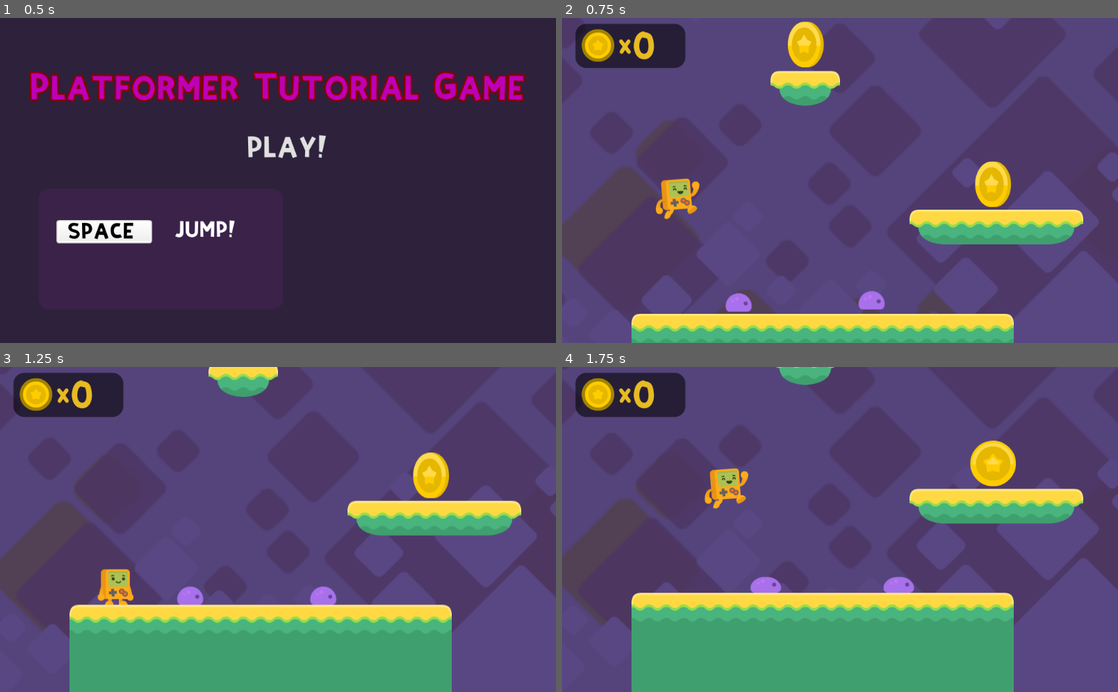
Above: before the commit, frames 1-4 (two rows, left to right).
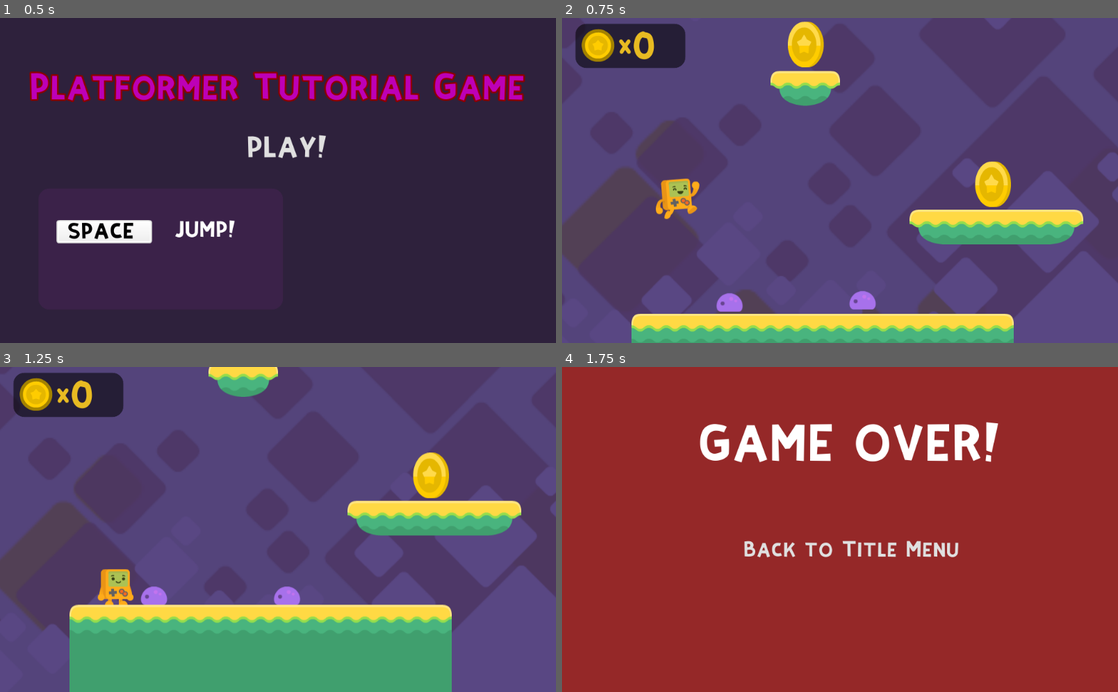
Above: after the commit, the same moments.

Repository: noantiq/Tutorial-Project
Game: Godot game, scene res://TitleMenu.tscn
Two runs of this game, one before a commit and one after it. Both use one fixed random seed, a clock stepped at 60 frames per second and the inputs below.
Inputs:
- Up to frame 1 (0.5 s): no input
- Up to frame 2 (0.75 s): click "PLAY!" at 0.5 s
- Up to frame 3 (1.25 s): no input
- Up to frame 4 (1.75 s): hold D (right) from 1.28 s (still down); hold Ctrl (run, bound only after the commit) from 1.28 s (still down); tap Space (jump) at 1.52, 1.55 s

Frame 1 is identical in both runs. In frame 2, 0.4% of the frame differs, in the area x 27-59%, y 83-91%; in frame 3, 0.9%; in frame 4, 100%, in the area x 0-100%, y 0-100%.

Commit message:
add running and rearange Character code

Diff:
--- a/Character-sprites.tres
+++ b/Character-sprites.tres
@@ -15,11 +15,6 @@
 "name": "idle",
 "speed": 5.0
 }, {
-"frames": [ ExtResource( 3 ), ExtResource( 6 ) ],
-"loop": true,
-"name": "walking",
-"speed": 5.0
-}, {
 "frames": [ ExtResource( 1 ) ],
 "loop": true,
 "name": "crouching",
@@ -30,8 +25,13 @@
 "name": "climbing",
 "speed": 5.0
 }, {
+"frames": [ ExtResource( 3 ), ExtResource( 6 ) ],
+"loop": true,
+"name": "walking",
+"speed": 5.0
+}, {
 "frames": [ ExtResource( 7 ) ],
 "loop": true,
-"name": "jumping",
+"name": "air",
 "speed": 5.0
 } ]
--- a/Character.gd
+++ b/Character.gd
@@ -1,40 +1,72 @@
 extends KinematicBody2D
 
 enum States {AIR, FLOOR, LADDER, WALL}
+var state = States.AIR
 var velocity = Vector2.ZERO
 const MOVEMENT_SPEED = 200
+const RUN_SPEED_MODIFIER = 2
 const GRAVITY = 30
 const JUMP_FORCE = - 900
 var jump_counter = 0
 var max_jumps = 2
 
 func _physics_process(delta):
-	if Input.is_action_pressed("right"):
-		velocity.x = MOVEMENT_SPEED
-		$Sprite.play("walking")
-		$Sprite.flip_h = false
-	elif Input.is_action_pressed("left"):
-		velocity.x = - MOVEMENT_SPEED
-		$Sprite.play("walking")
-		$Sprite.flip_h = true
-	else:
-		$Sprite.play("idle")
 
-	if is_on_floor():
-		jump_counter = 0
-	else:
-		$Sprite.play("jumping")
+	match state:
+		States.AIR:
+			if is_on_floor():
+				state = States.FLOOR
+				continue
+			$Sprite.play("air")
+			var speed_modifier
+			if Input.is_action_pressed("left"):
+				speed_modifier = - 1
+				$Sprite.flip_h = true
+			elif Input.is_action_pressed("right"):
+				speed_modifier = 1
+				$Sprite.flip_h = false
+			else:
+				speed_modifier = 0
 
-	if Input.is_action_just_pressed("jump") and ((jump_counter < max_jumps) or is_on_floor()):
-		velocity.y = JUMP_FORCE
-		$JumpSound.play()
-		jump_counter += 1
+			if Input.is_action_just_pressed("jump") and ((jump_counter < max_jumps)):
+				velocity.y = JUMP_FORCE
+				$JumpSound.play()
+				jump_counter += 1
+			move_and_fall(speed_modifier)
 
+		States.FLOOR:
+			if not is_on_floor():
+				state = States.AIR
+			jump_counter = 0
+			var speed_modifier
+			if Input.is_action_pressed("left") or Input.is_action_pressed("right"):
+				$Sprite.play("walking")
+				$Sprite.set_speed_scale(1)
+				speed_modifier = - 1 if Input.is_action_pressed("left") else 1
+				$Sprite.flip_h = true if Input.is_action_pressed("left") else false
+
+				if Input.is_action_pressed("run"):
+					speed_modifier = speed_modifier * RUN_SPEED_MODIFIER
+					$Sprite.set_speed_scale(2)
+			else:
+				$Sprite.play("idle")
+				speed_modifier = 0
+
+			if Input.is_action_just_pressed("jump"):
+				velocity.y = JUMP_FORCE
+				$JumpSound.play()
+				jump_counter += 1
+				state = States.AIR
+			move_and_fall(speed_modifier)
+		States.LADDER:
+			pass
+		States.WALL:
+			pass
+
+func move_and_fall(speed_modifier):
+	velocity.x = lerp(velocity.x, MOVEMENT_SPEED * speed_modifier, 0.1)
 	velocity = move_and_slide(velocity, Vector2.UP)
-
 	velocity.y = velocity.y + GRAVITY
-	velocity.x = lerp(velocity.x, 0, 0.20)
-
 
 func _on_fallzone_body_entered(body):
 	get_tree().change_scene("res://GameOver.tscn")
--- a/Character.tscn
+++ b/Character.tscn
@@ -17,7 +17,7 @@
 
 [node name="Sprite" type="AnimatedSprite" parent="."]
 frames = ExtResource( 1 )
-animation = "idle"
+animation = "air"
 playing = true
 
 [node name="CollisionShape2D" type="CollisionShape2D" parent="."]
--- a/Level3.tscn
+++ b/Level3.tscn
@@ -121,11 +121,9 @@
 
 [node name="enemy" parent="enemies" instance=ExtResource( 10 )]
 position = Vector2( 317, 473 )
-facing_direction = 1
 
 [node name="enemy2" parent="enemies" instance=ExtResource( 10 )]
 position = Vector2( 562, 469 )
-facing_direction = 1
 
 [node name="Character" parent="." instance=ExtResource( 2 )]
 position = Vector2( 213, 266 )
--- a/enemy.gd
+++ b/enemy.gd
@@ -4,7 +4,7 @@
 const GRAVITY = 20
 var movement_speed = 50
 enum DIRECTION {RIGHT = 1, LEFT = - 1}
-export var facing_direction = DIRECTION.LEFT
+export var direction = DIRECTION.LEFT
 export var can_detect_cliffs = true
 
 func _ready():
@@ -14,20 +14,20 @@
 		set_modulate(Color(1.2, 0.5, 1))
 
 func set_direction():
-	$floor_detection.position.x = $CollisionShape2D.shape.get_extents().x * facing_direction
-	if facing_direction == DIRECTION.RIGHT:
+	$floor_detection.position.x = $CollisionShape2D.shape.get_extents().x * direction
+	if direction == DIRECTION.RIGHT:
 		$Sprite.flip_h = true
 	else:
 		$Sprite.flip_h = false
 
 func _physics_process(delta):
 	if is_on_wall() or can_detect_cliffs and not $floor_detection.is_colliding() and is_on_floor():
-		facing_direction = facing_direction * - 1
+		direction = direction * - 1
 		set_direction()
 
 	velocity.y += GRAVITY
 
-	velocity.x = int(facing_direction) * movement_speed
+	velocity.x = int(direction) * movement_speed
 
 	velocity = move_and_slide(velocity, Vector2.UP)
 
--- a/project.godot
+++ b/project.godot
@@ -33,6 +33,11 @@
 "events": [ Object(InputEventKey,"resource_local_to_scene":false,"resource_name":"","device":0,"alt":false,"shift":false,"control":false,"meta":false,"command":false,"pressed":false,"scancode":32,"physical_scancode":0,"unicode":0,"echo":false,"script":null)
  ]
 }
+run={
+"deadzone": 0.5,
+"events": [ Object(InputEventKey,"resource_local_to_scene":false,"resource_name":"","device":0,"alt":false,"shift":false,"control":false,"meta":false,"command":false,"pressed":false,"scancode":16777238,"physical_scancode":0,"unicode":0,"echo":false,"script":null)
+ ]
+}
 
 [layer_names]
 
